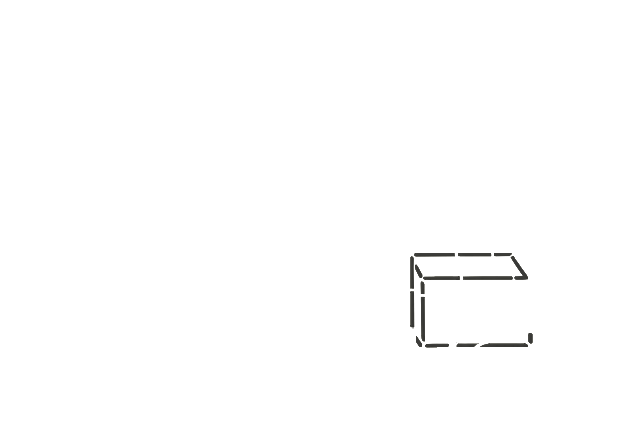
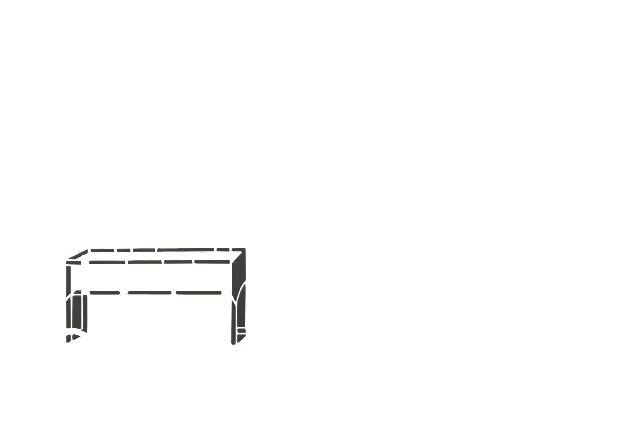
The second 620x444 image is a revision of the first. Changes to its layers:
hid "RightFurniture" over [410, 253, 533, 348]
renamed "LeftDeskPillowCut" to "LeftDesk", showed it, painted on it over [66, 248, 247, 347]
